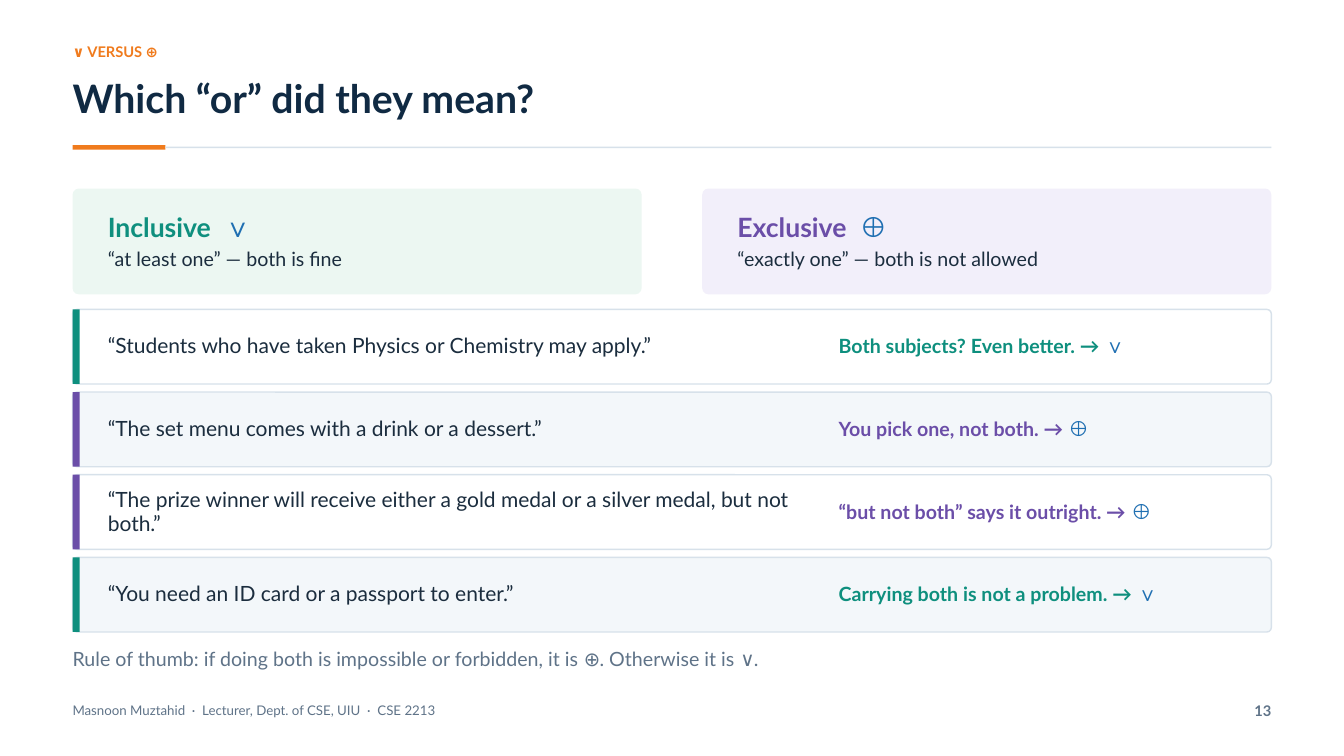
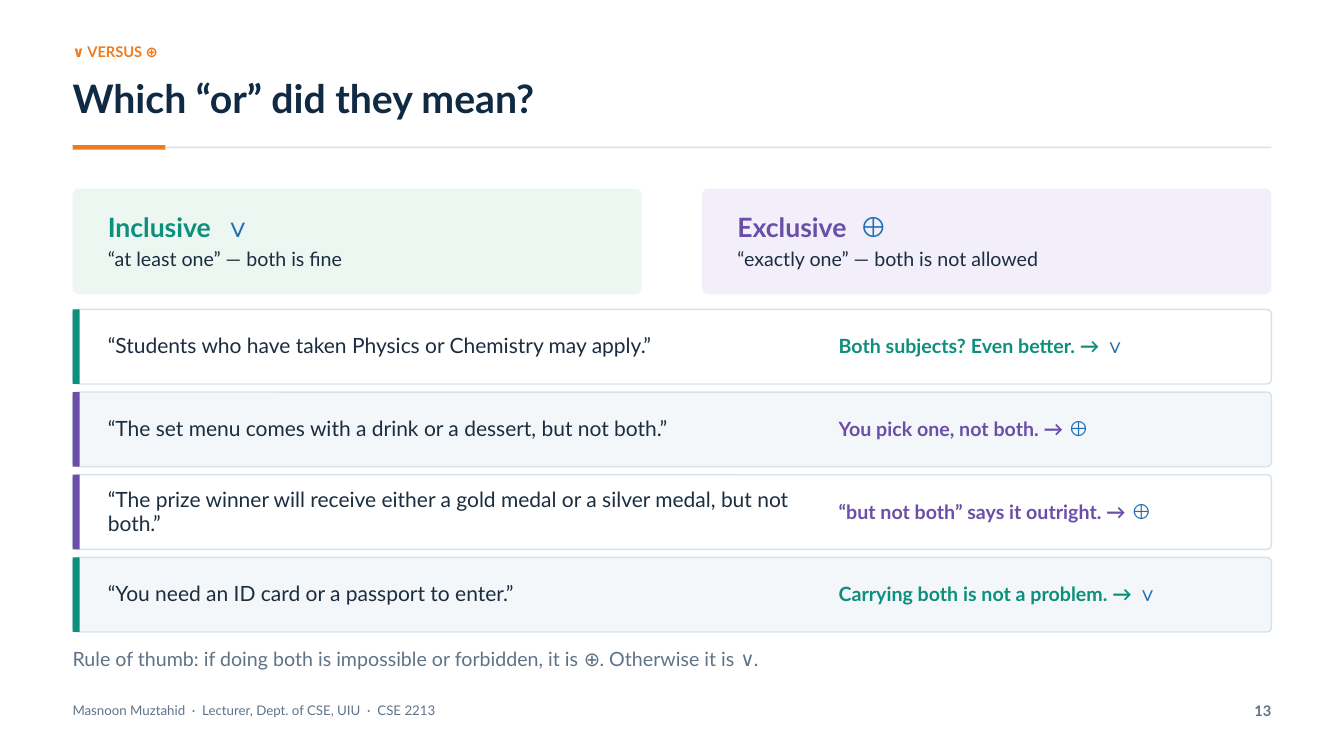
Before and after one commit to Muztahid202/UIU-Discrete_Math_Resources, a slide deck: slide 13 of Propositional Logic Part-1.pptx. Drawn at 1344x756 pixels with LibreOffice and Linux fonts; fonts in the diff are those of the drawing. Boxes give left, top, right and bottom in pixels: in the first picture for what was removed or moved away, otherwise in the second. Text is boxed around its words. In the diff, an @@ line names an element or a change of style, - is before the commit and + after.

```diff
--- a/Propositional Logic Part-1.pptx
+++ b/Propositional Logic Part-1.pptx
@@ text at box(108, 420, 667, 439): text changed @@
-“The set menu comes with a drink or a dessert.”
+“The set menu comes with a drink or a dessert, but not both.”
```
Also in this commit, not shown: 16 other slides changed, 1 slide added, 1 other file.
